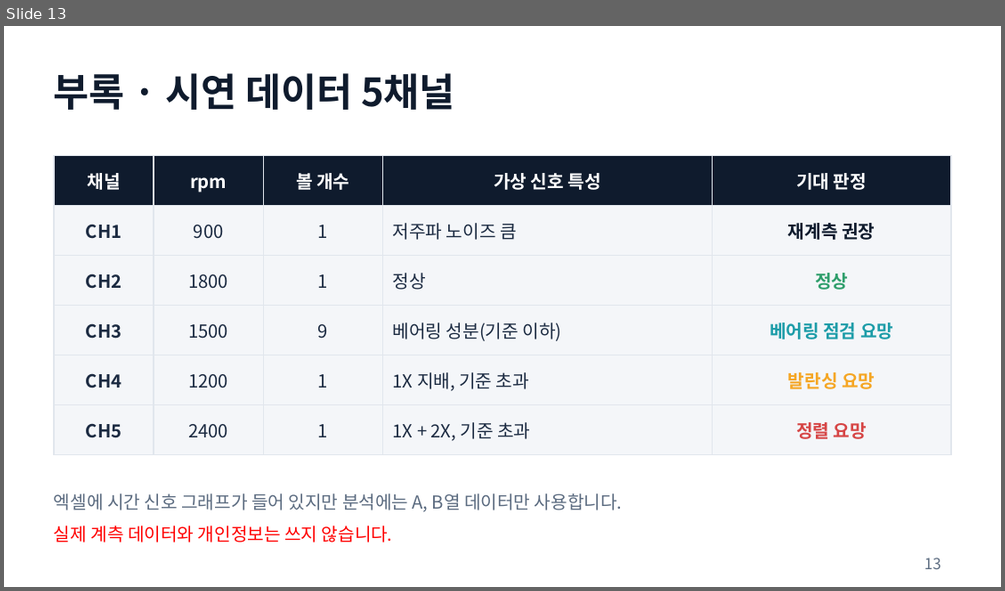
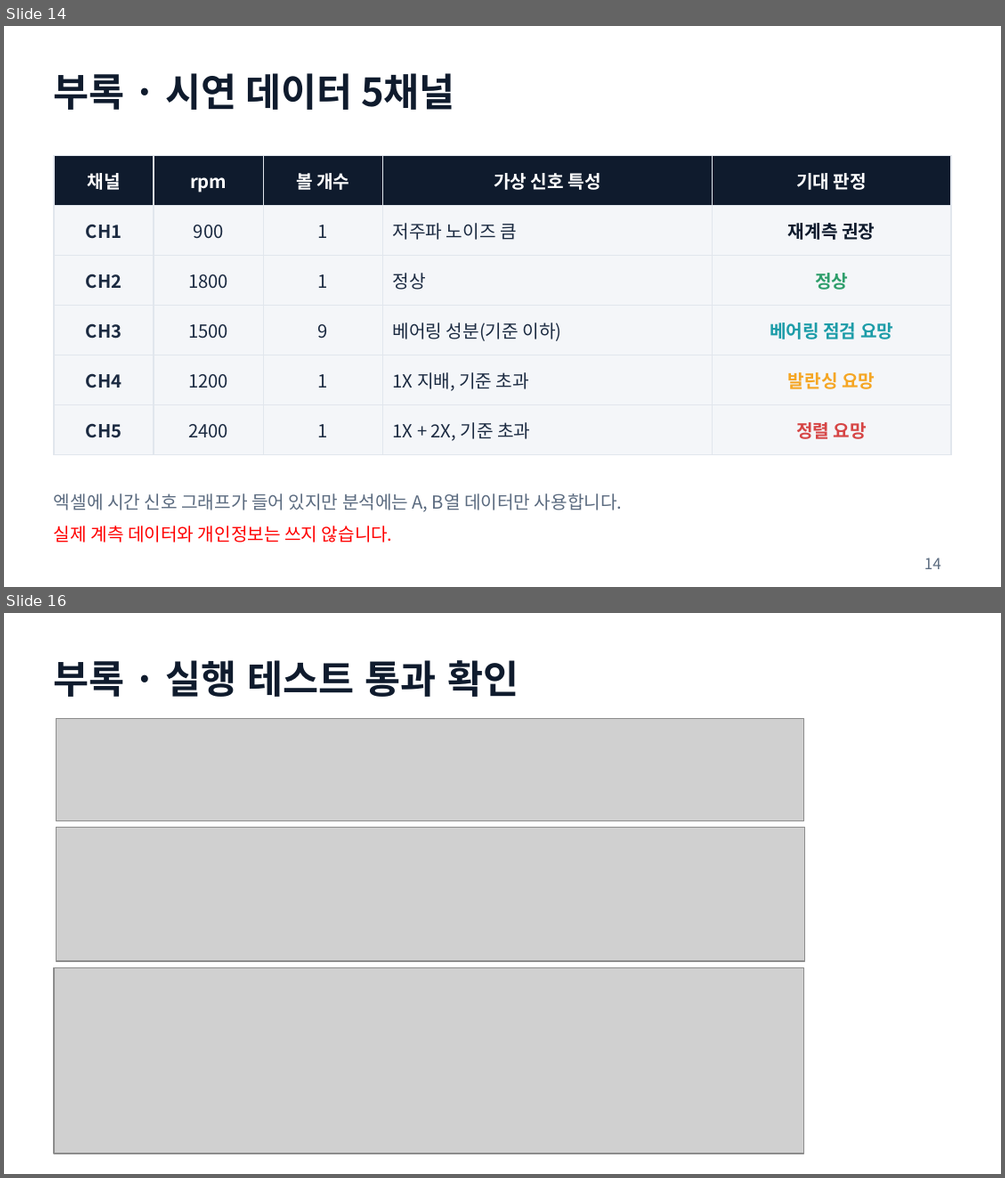
Before and after one commit to njpark22-eng/test, a slide deck: vibe-agent-demo-1.pptx. Shown one above the other, each under a label of ours: slide 13 before the commit, slides 14 and 16 after it; the slides between them are not shown. The pictures are 1005x591 and 1005x1178 pixels, drawn with LibreOffice and Linux fonts; fonts in the diff are those of the drawing; grey boxes stand for pictures. Boxes give left, top, right and bottom in pixels: in the first picture for what was removed or moved away, otherwise in the second. Text is boxed around its words. In the diff, an @@ line names an element or a change of style, - is before the commit and + after.

```diff
--- a/vibe-agent-demo-1.pptx
+++ b/vibe-agent-demo-1.pptx
@@ slide 16 added at (4,613,1001,1174), background #FFFFFF @@
@@ text added at (54,660,518,697), 28 pt, text #0F1B2D, bold @@
+부록 · 실행 테스트 통과 확인
@@ picture added at (56,719,803,821) @@
@@ picture added at (56,827,804,962) @@
@@ picture added at (54,968,804,1153) @@
@@ what was slide 13 is now slide 14 @@
@@ page number at (924,557,941,569): text changed @@
-13
+14
```
Also in this commit, not shown: 3 slides changed, 2 other slides added, 3 other files.
